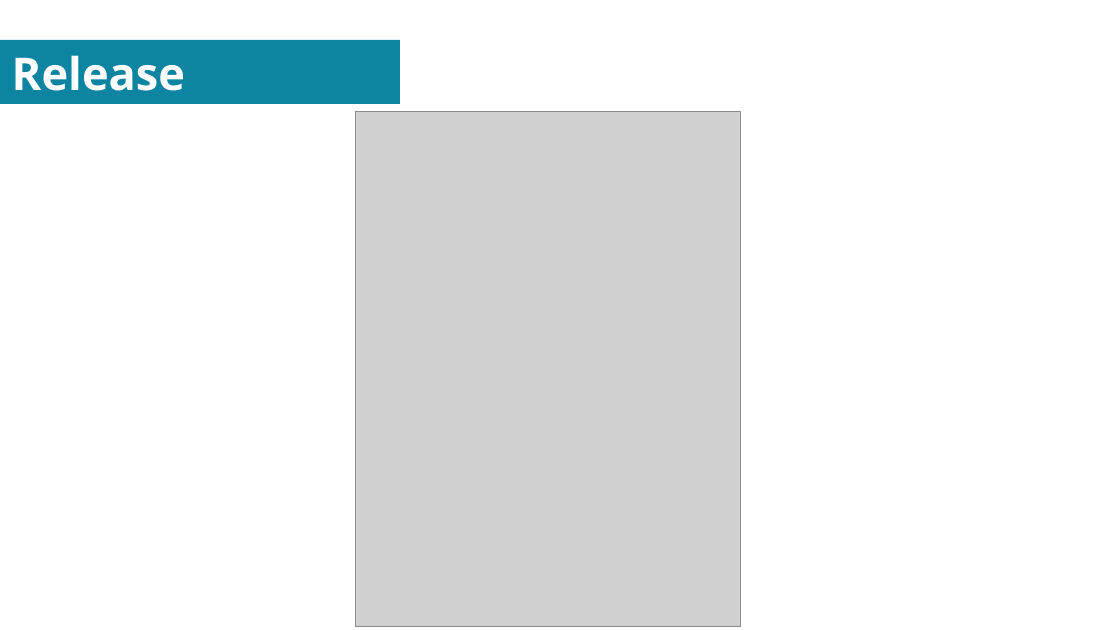
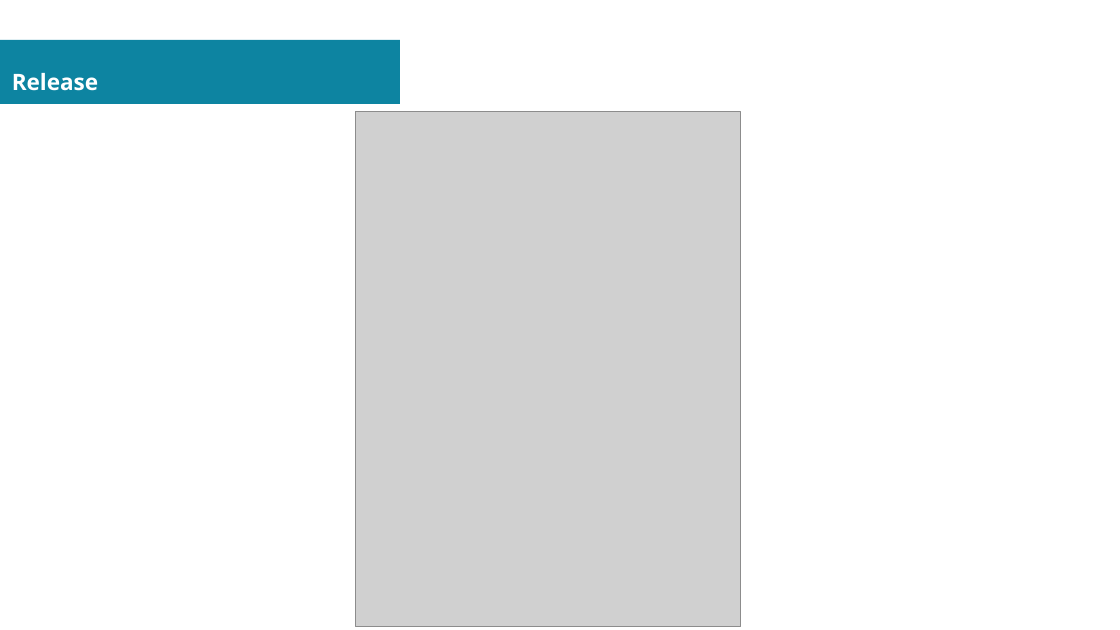
Before and after one commit to sovannotychea/ori-test, a slide deck: slide 6 of docs/01.odp (slide 7 before the commit). Drawn at 1120x630 pixels with LibreOffice and Linux fonts; fonts in the diff are those of the drawing; grey boxes stand for pictures. Boxes give left, top, right and bottom in pixels: in the first picture for what was removed or moved away, otherwise in the second. Text is boxed around its words. In the diff, an @@ line names an element or a change of style, - is before the commit and + after.

```diff
--- a/docs/01.odp
+++ b/docs/01.odp
@@ title "Release" at (x1=12, y1=73, x2=98, y2=91): size 32 to 16 pt @@
```
Also in this commit, not shown: 5 other slides changed, 1 slide added, 1 slide removed, 3 other files.
